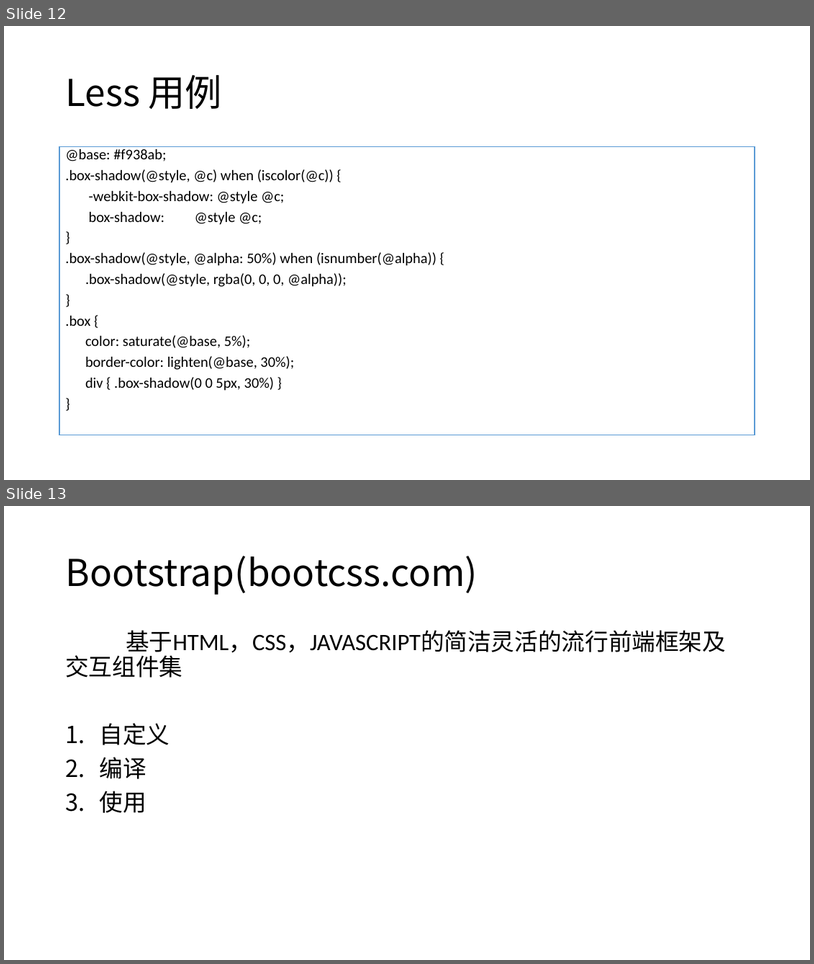
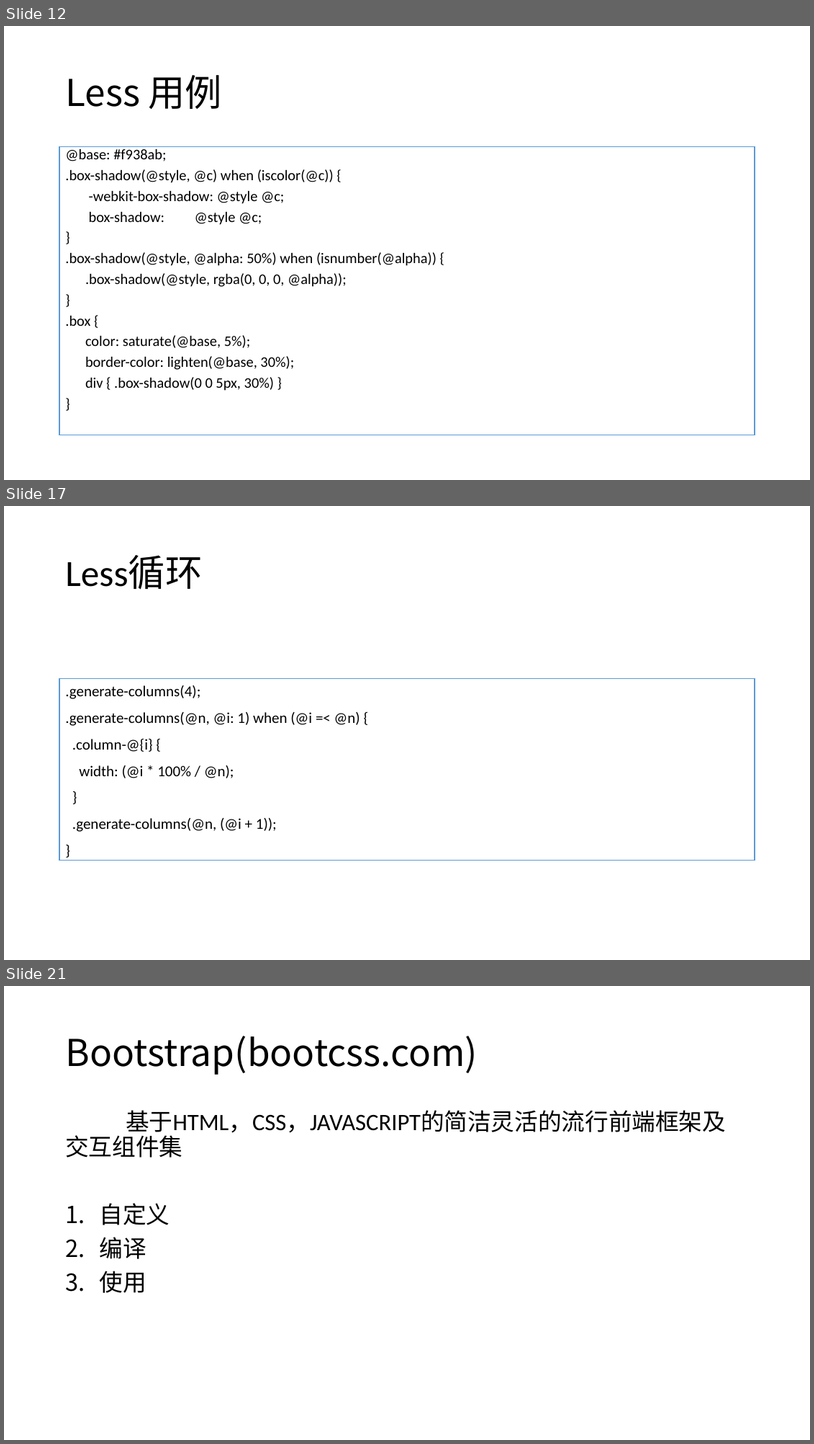
Before and after one commit to liuxm6/demos, a slide deck: WEB培训.pptx. Shown one above the other, each under a label of ours: slides 12 and 13 before the commit, slides 12, 17 and 21 after it; the slides between them are not shown. The pictures are 814x964 and 814x1444 pixels, drawn with LibreOffice and Linux fonts; fonts in the diff are those of the drawing. Boxes give left, top, right and bottom in pixels: in the first picture for what was removed or moved away, otherwise in the second. Text is boxed around its words. In the diff, an @@ line names an element or a change of style, - is before the commit and + after.

```diff
--- a/WEB培训.pptx
+++ b/WEB培训.pptx
@@ slide 17 added at bbox=[4, 506, 810, 960], background #FFFFFF @@
@@ title added at bbox=[65, 555, 202, 590], 44 pt, text #000000 @@
+Less循环
@@ text added at bbox=[59, 678, 756, 860], fill #FFFFFF, outline #5B9BD5 1 pt, 18 pt, text #000000 @@
+.generate-columns(4);
+.generate-columns(@n, @i: 1) when (@i =< @n) {
+.column-@{i} {
+width: (@i * 100% / @n);
+}
+.generate-columns(@n, (@i + 1));
+}
@@ what was slide 13 is now slide 21 @@
```
Also in this commit, not shown: 2 slides changed, 7 other slides added, 1 other file.
